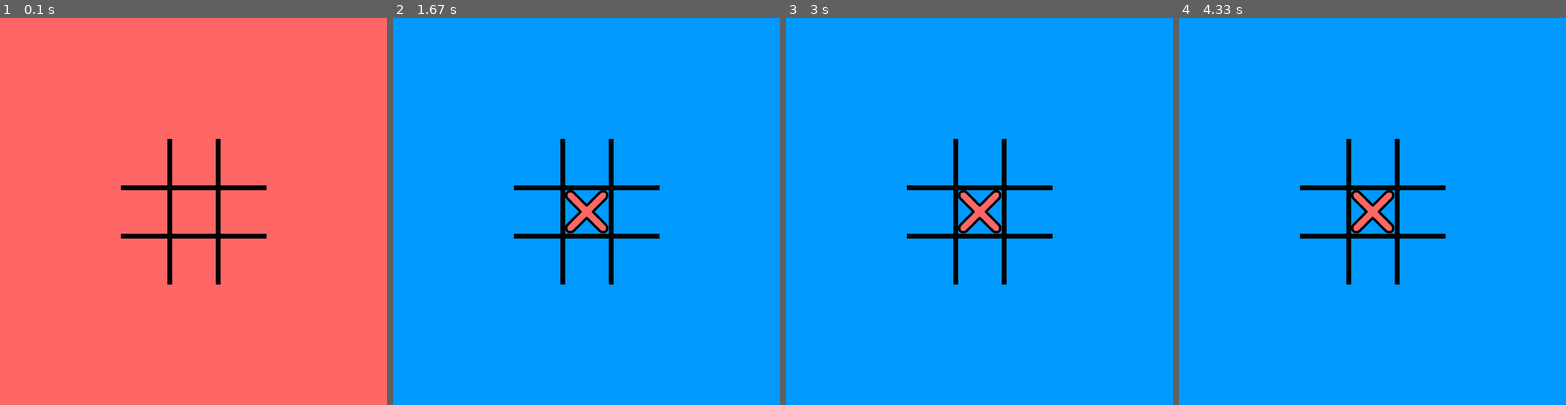
Above: before the commit, frames 1-4 (left to right).
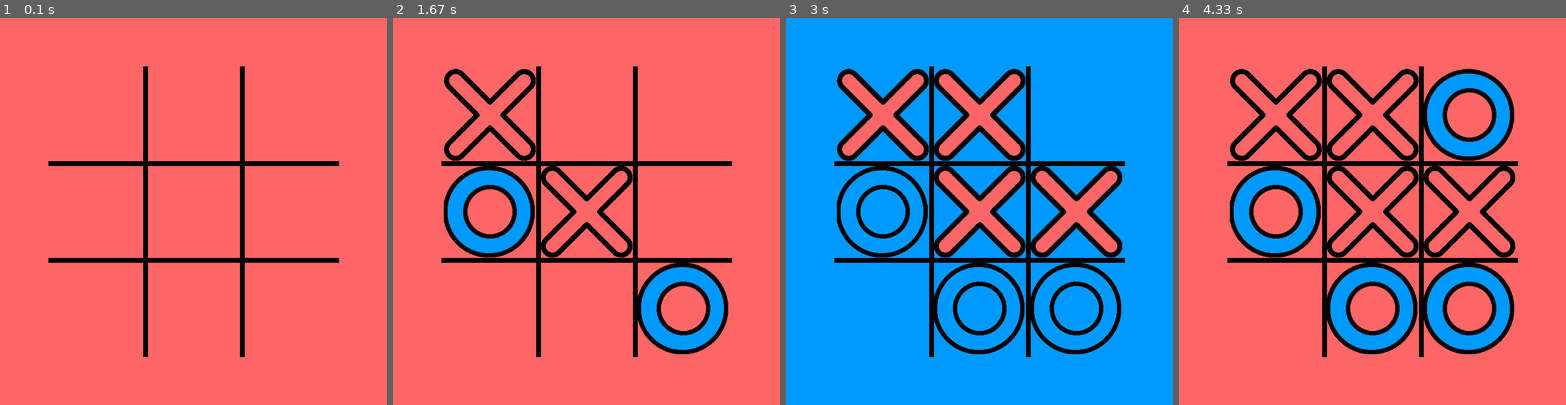
Above: after the commit, the same moments.

Repository: WingiM/PygameMiniGames
Game: pygame game, started from Templates/TicTacToe.py
Two runs of this game, one before a commit and one after it. Both use one fixed random seed, a clock stepped at 60 frames per second and the inputs below.
Inputs (mouse positions are in pixels of both pictures, inside the frame that each line leads up to):
- Up to frame 1 (0.1 s): no input
- Up to frame 2 (1.67 s): click (586, 211) at 0.38 s; click (493, 215) at 0.72 s; click (466, 153) at 1.05 s; click (729, 346) at 1.38 s
- Up to frame 3 (3 s): click (987, 79) at 1.72 s; click (960, 312) at 2.05 s; click (1056, 180) at 2.88 s
- Up to frame 4 (4.33 s): click (1453, 141) at 4.22 s

The runs differ from the first frame. In frame 1, 5.3% of the frame differs, in the area x 12-88%, y 12-88%; in frame 2, 95%, in the area x 0-100%, y 0-100%; in frame 3, 20%; in frame 4, 91%.

Commit message:
Deleted some files

Diff:
--- a/Templates/TicTacToe.py
+++ b/Templates/TicTacToe.py
@@ -3,7 +3,7 @@
 import pygame
 from Templates.Board import Board
 
-CELL_SIZE = 100
+CELL_SIZE = 200
 COLORS = {'red': (255, 102, 102),
           'blue': (0, 153, 255)}
 
Empty file removed: Templates/Fish.py
Empty file removed: Templates/FoodFight.py
Empty file removed: Templates/Frogs.py
